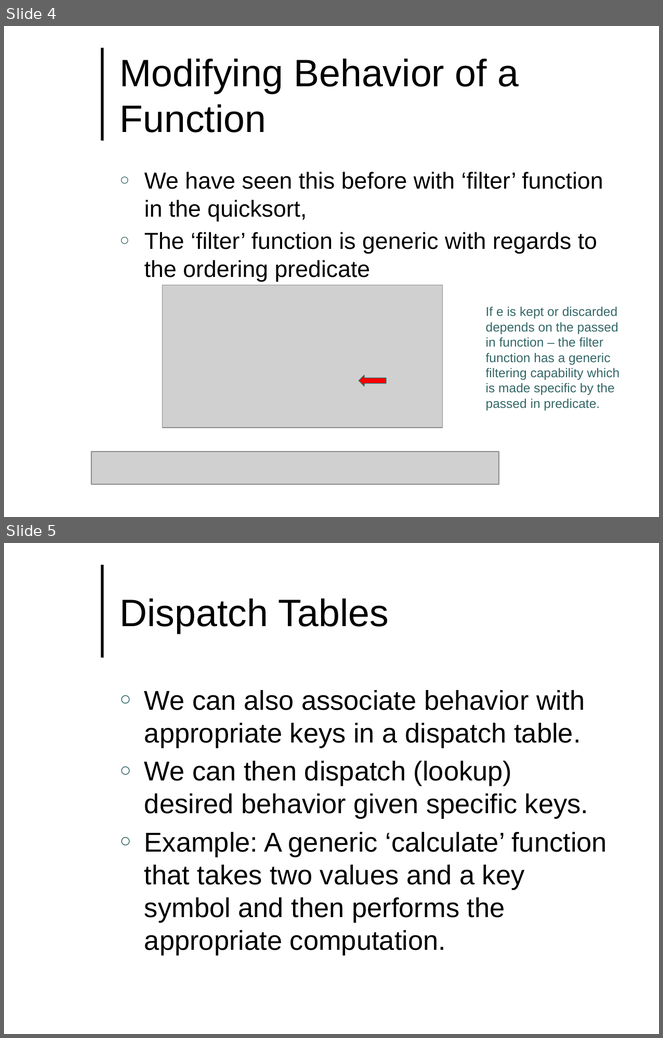
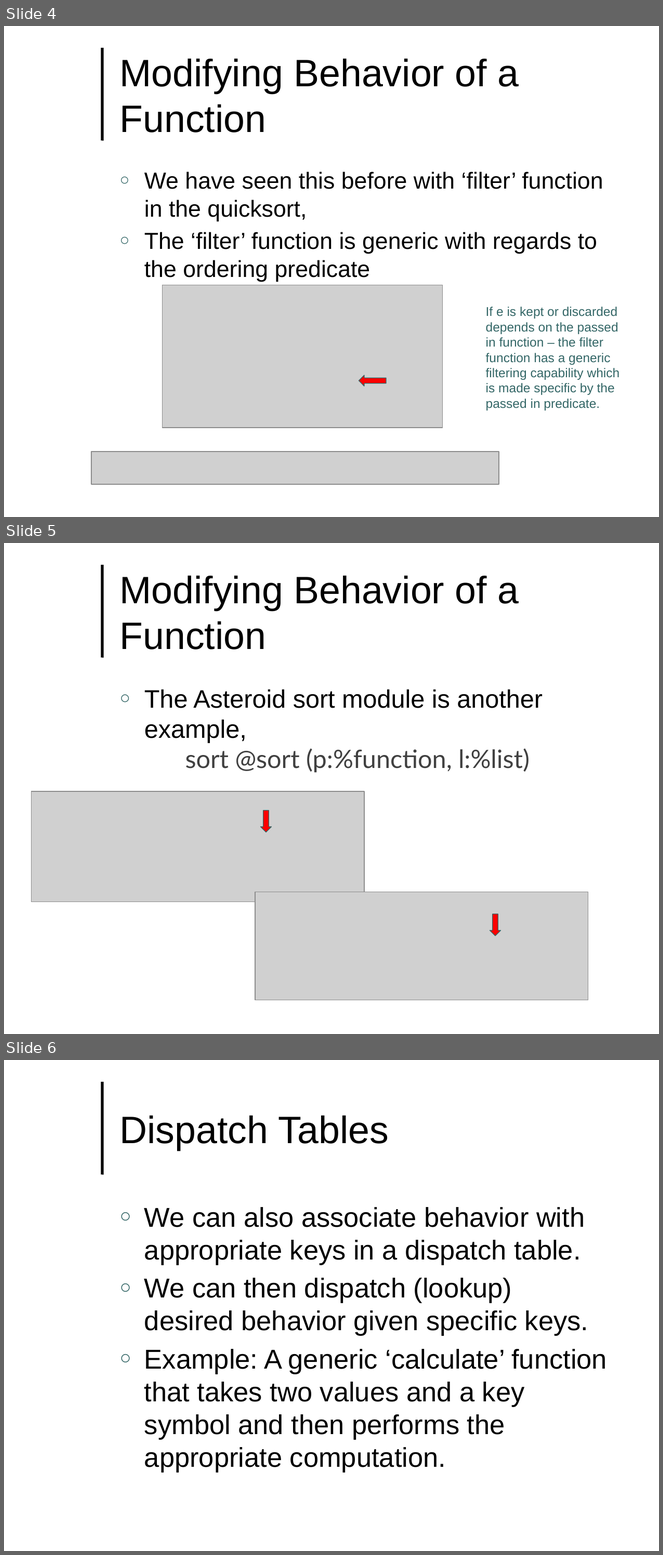
Before and after one commit to lutzhamel/CSC493, a slide deck: notes/csc493-ln012.pptx. Shown one above the other, each under a label of ours: slides 4 and 5 before the commit, slides 4, 5 and 6 after it. The pictures are 663x1038 and 663x1555 pixels, drawn with LibreOffice and Linux fonts; fonts in the diff are those of the drawing; grey boxes stand for pictures; background and template pictures are left out. Boxes give left, top, right and bottom in pixels: in the first picture for what was removed or moved away, otherwise in the second. Text is boxed around its words. In the diff, an @@ line names an element or a change of style, - is before the commit and + after.

```diff
--- a/notes/csc493-ln012.pptx
+++ b/notes/csc493-ln012.pptx
@@ slide 5 added at (4, 543, 659, 1034), background #FFFFFF; not listed: 1 template element that a slide beside it also shows @@
@@ title added at (120, 575, 519, 650), 42 pt, text #000000 @@
+Modifying Behavior of a Function
@@ text added at (144, 689, 543, 773), 27.8 pt, text #000000 @@
+○ The Asteroid sort module is another example,
+  sort @sort (p:%function, l:%list)
@@ picture added at (32, 792, 364, 902) @@
@@ down arrow added at (261, 810, 272, 832), fill #FF0000, outline #336666 0.75 pt @@
@@ picture added at (255, 892, 588, 1000) @@
@@ down arrow added at (490, 914, 501, 936), fill #FF0000, outline #336666 0.75 pt @@
@@ what was slide 5 is now slide 6 @@
```
Also in this commit, not shown: 3 other files.
